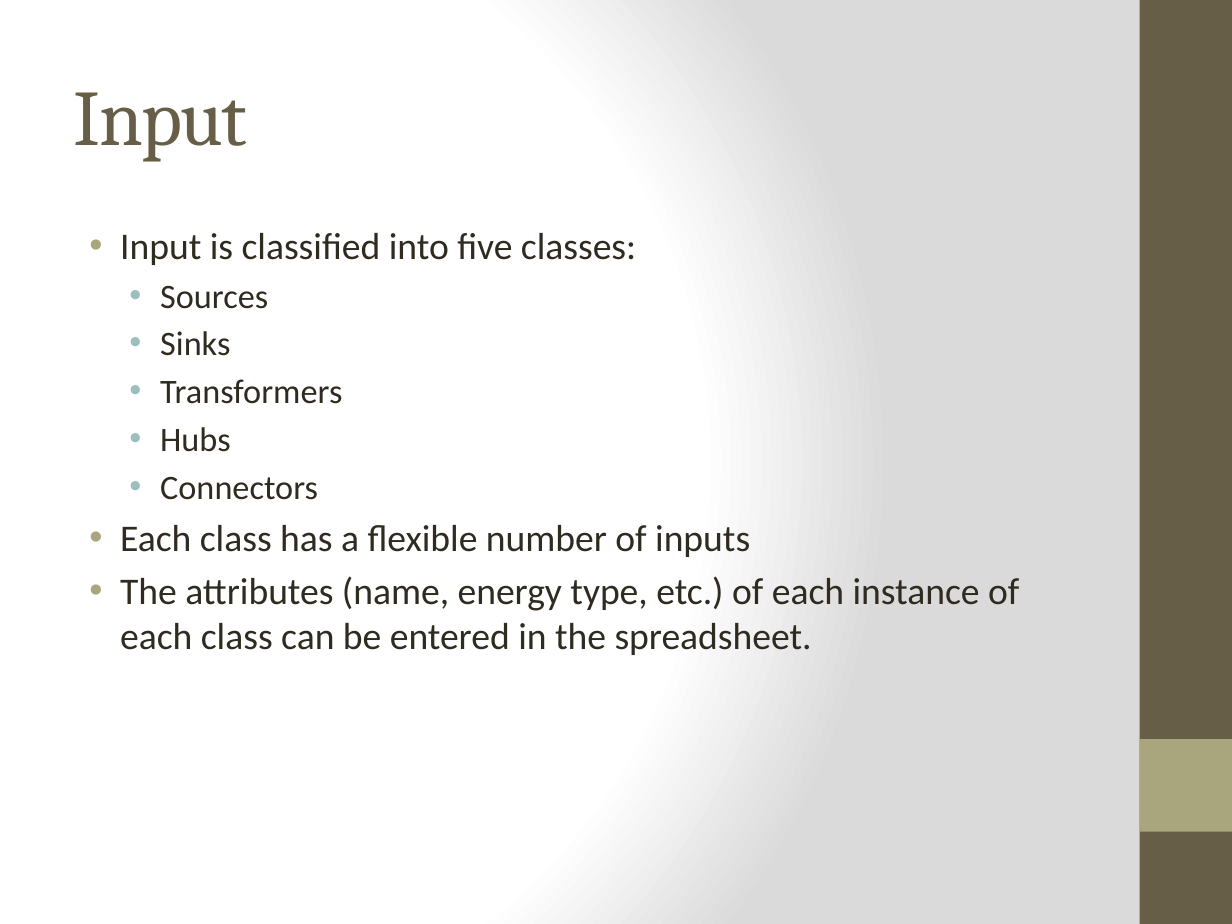
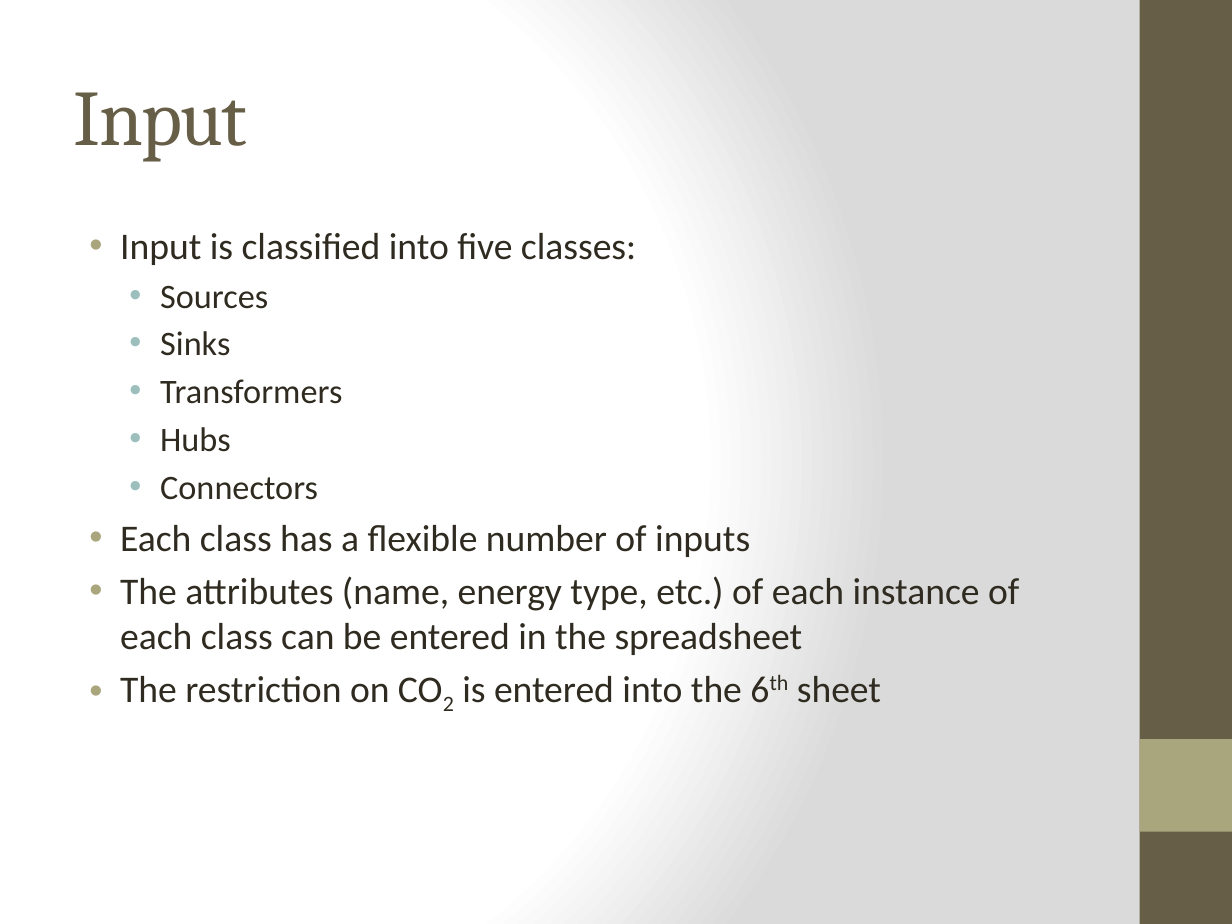
Before and after one commit to jtrobinson57/fscmodel-monte-carlo, a slide deck: slide 3 of fscmodel presentation 130618.pptx. Drawn at 1232x924 pixels with LibreOffice and Linux fonts; fonts in the diff are those of the drawing. Boxes give left, top, right and bottom in pixels: in the first picture for what was removed or moved away, otherwise in the second. Text is boxed around its words. In the diff, an @@ line names an element or a change of style, - is before the commit and + after.

```diff
--- a/fscmodel presentation 130618.pptx
+++ b/fscmodel presentation 130618.pptx
@@ text at (120,576,1019,703): text changed @@
-• The attributes (name, energy type, etc.) of each instance of each class can be entered in the spreadsheet.
+• The attributes (name, energy type, etc.) of each instance of each class can be entered in the spreadsheet
+• The restriction on CO2 is entered into the 6th sheet
```
Also in this commit, not shown: 4 other slides changed.
